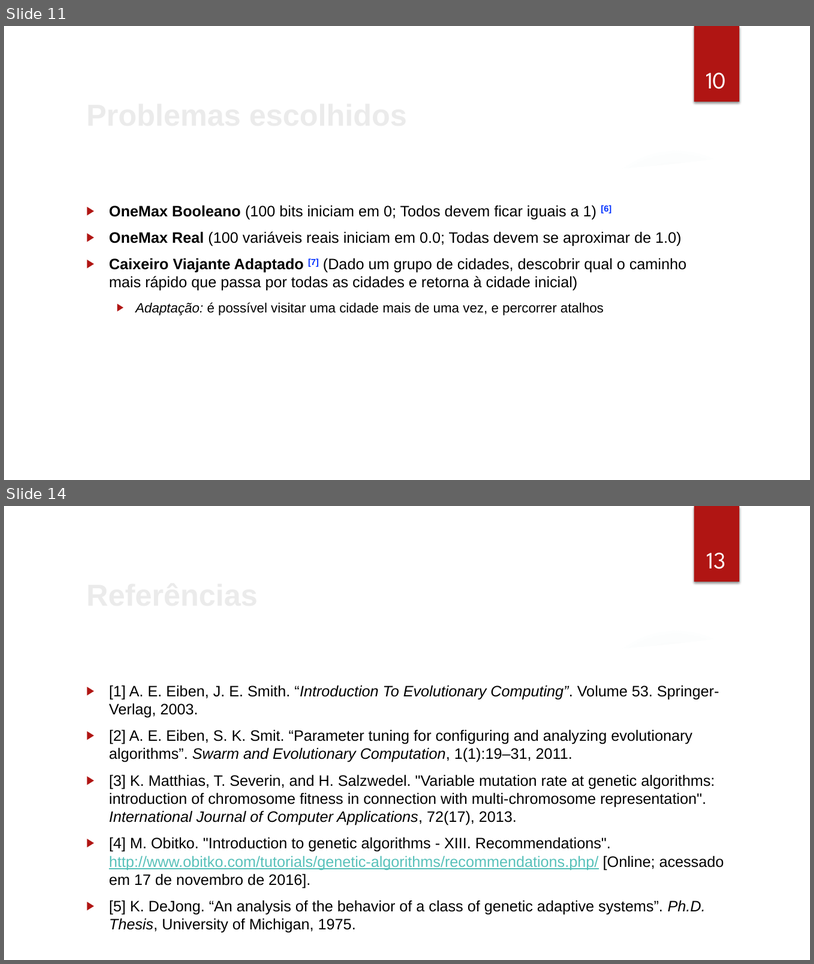
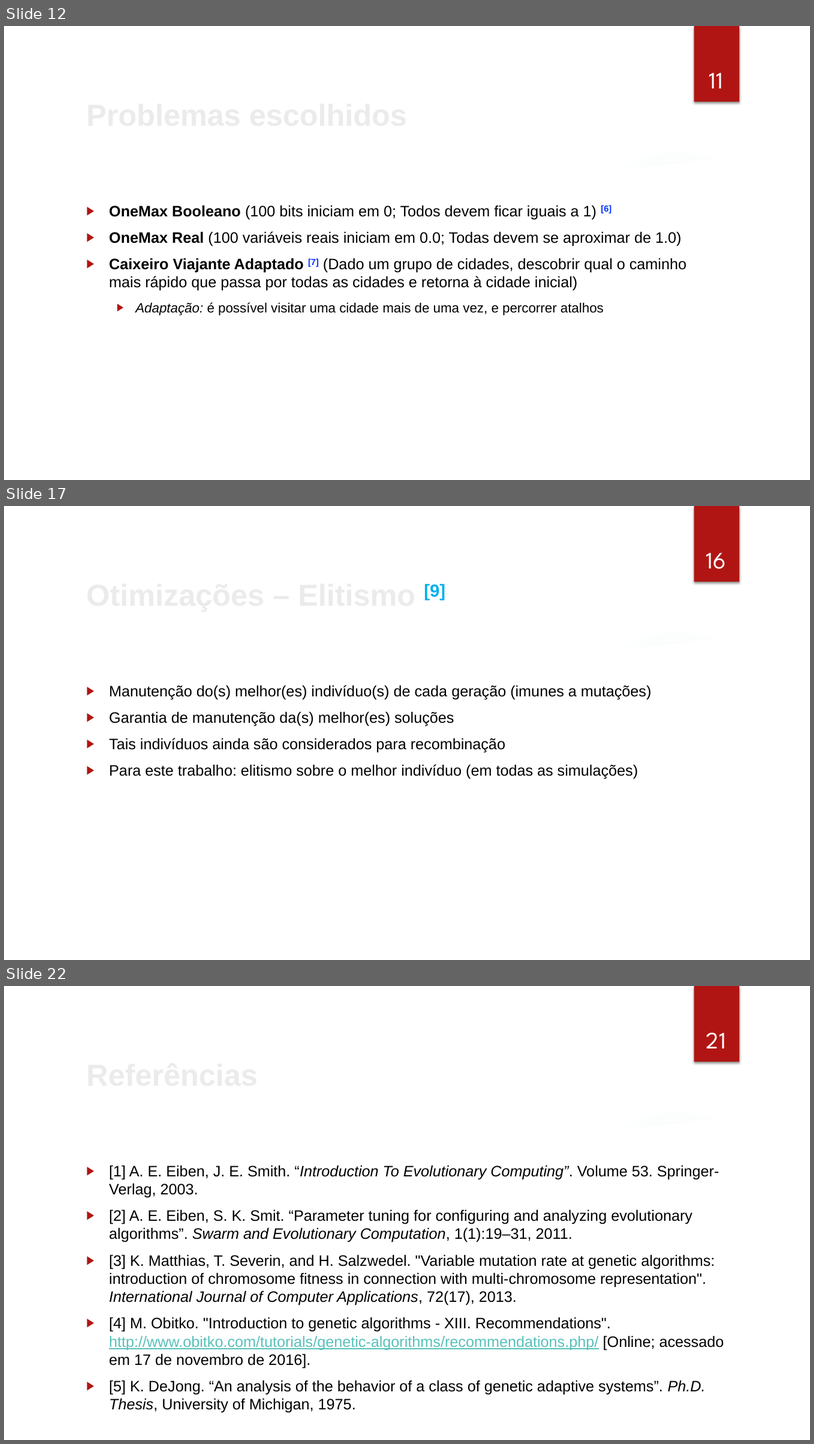
Before and after one commit to cassioss/genetics, a slide deck: presentations/TG2_Apresentacao_Cassio.pptx. Shown one above the other, each under a label of ours: slides 11 and 14 before the commit, slides 12, 17 and 22 after it; the slides between them are not shown. The pictures are 814x964 and 814x1444 pixels, drawn with LibreOffice and Linux fonts; fonts in the diff are those of the drawing; background and template pictures are left out. Boxes give left, top, right and bottom in pixels: in the first picture for what was removed or moved away, otherwise in the second. Text is boxed around its words. In the diff, an @@ line names an element or a change of style, - is before the commit and + after.

```diff
--- a/presentations/TG2_Apresentacao_Cassio.pptx
+++ b/presentations/TG2_Apresentacao_Cassio.pptx
@@ slide 17 added at (4, 506, 810, 960), background picture (left out); not listed: 7 template elements that a slide beside it also shows @@
@@ page number added at (707, 553, 726, 569), 28 pt, text #FFFFFF @@
+16
@@ title added at (424, 584, 446, 600), 36 pt, text #EBEBEB, bold @@
+Otimizações – Elitismo [9]
@@ text added at (109, 685, 652, 779), 18 pt, text #000000 @@
+▶ Manutenção do(s) melhor(es) indivíduo(s) de cada geração (imunes a mutações)
+▶ Garantia de manutenção da(s) melhor(es) soluções
+▶ Tais indivíduos ainda são considerados para recombinação
+▶ Para este trabalho: elitismo sobre o melhor indivíduo (em todas as simulações)
@@ what was slide 11 is now slide 12 @@
@@ page number at (709, 73, 723, 88): text changed @@
-10
+11
@@ what was slide 14 is now slide 22 @@
@@ page number at (707, 1032, 726, 1048): text changed @@
-13
+21
```
Also in this commit, not shown: 6 slides changed, 8 other slides added, 9 other files.
